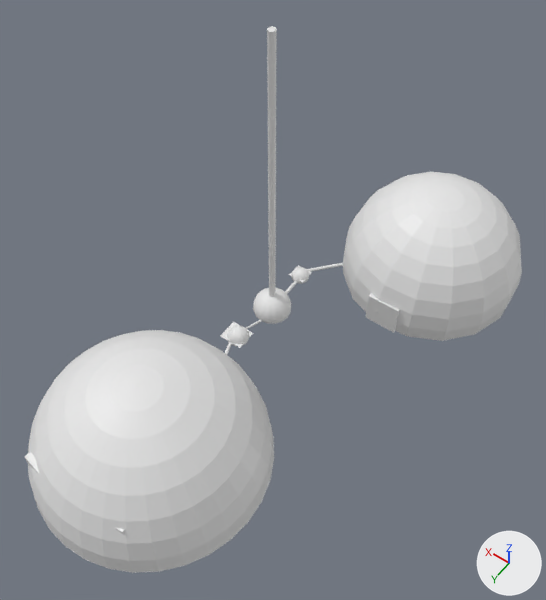
The Blender file Assets/Molde_Área.blend as it was, and as the next commit left it.
Both versions are drawn from a camera (50 mm lens) standing at (-377.0, 533.0, 856.0) and looking at (-41.0, 63.0, 118.0). Lighting does not change. The marker at lower right points along +X, +Y and +Z. The picture after the commit comes second.
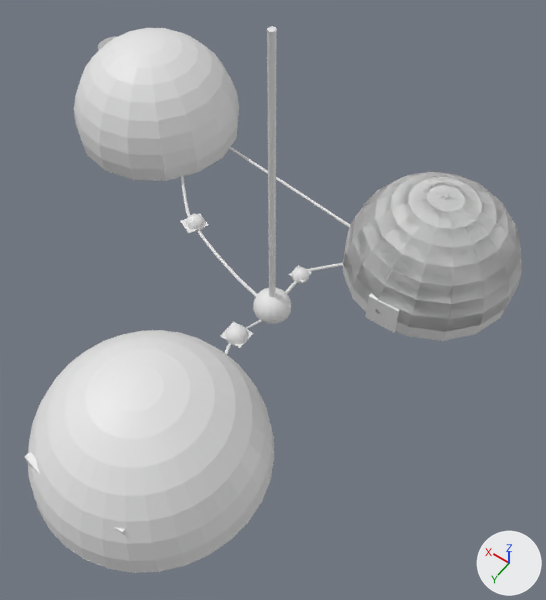
Not visible in the pictures: part 1 of me_sphere_012.

Where the newer file only moved an object's origin or applied its transform, the numbers keep the older frame.

What changed in the scene script:
```text
Change me_sphere_012:
    used by ob_sphere_004; location = (-144.0, -181.0, 20.0); rotation_euler = (0.0, 0.0, 0.263), in degrees (0, 0, 15); scale = (128.0, 128.0, 128.0)
    remove me_sphere_012.from_pydata(...)  # 290 vertices, 305 faces; spans x -1.0..1.0, y -1.07..0.93, z -0.17..1.02
    add me_sphere_012.from_pydata(...)  # 564 vertices, 693 faces; spans x -1.0..1.0, y -1.07..0.93, z -0.17..1.02
    me_sphere_012 part 1: 274 vertices added at x -1.0..1.0, y -1.07..0.93, z -0.17..1.02
Add me_nurbspath_002:
    me_nurbspath_002.from_pydata(...)  # 540 vertices, 473 faces; spans x -5.0..281.0, y 2.0..47.0, z -22.0..-18.0
    me_nurbspath_002.polygons.foreach_set('use_smooth', [True] * 473)
Add me_sphere_016:
    me_sphere_016.from_pydata(...)  # 145 vertices, 144 faces; spans x -1.0..1.0, y -1.0..1.0, z -0.2..1.0
Add me_nurbspath_001:
    me_nurbspath_001.from_pydata(...)  # 596 vertices, 520 faces, 1 loose edge; spans x -6.8..69.3, y -52.8..19.7, z -0.1..3.8
    me_nurbspath_001.polygons.foreach_set('use_smooth', [True] * 520)
Add me_circle_002:
    me_circle_002.from_pydata(...)  # 128 vertices, 96 faces; spans x -1.0..1.0, y -1.0..1.0, z 0.0..2.61
Add me_sphere_002:
    me_sphere_002.from_pydata(...)  # 177 vertices, 148 faces; spans x -1.0..1.0, y -1.0..1.0, z -0.2..1.0
Add me_nurbspath:
    me_nurbspath.from_pydata(...)  # 639 vertices, 560 faces; spans x -12.0..144.0, y -45.0..12.0, z -1.0..3.0
    me_nurbspath.polygons.foreach_set('use_smooth', [True] * 560)
Change ob_sphere_003:
    ob_sphere_003.scale: (15.3, 15.3, 15.3) -> (1.0, 1.0, 1.0)
    ob_sphere_003.location: (14.0, 69.0, 1.0) -> (398.0, -203.0, 4.0)
Change ob_sphere:
    ob_sphere.location: (-5.0, 267.0, -3.0) -> (-5.0, 267.0, -4.0)
Add ob_sphere_006:
    ob_sphere_006 = bpy.data.objects.new('Sphere.006', me_sphere_016)
    ob_sphere_006.location = (397.0, -211.0, 26.0)
    ob_sphere_006.scale = (141.0, 141.0, 141.0)
    _m = ob_sphere_006.modifiers.new('Boolean', 'BOOLEAN')
    _m.object = ob_nurbspath_006
    _m = ob_sphere_006.modifiers.new('Boolean.001', 'BOOLEAN')
    _m.object = ob_nurbspath_005
    _m = ob_sphere_006.modifiers.new('Solidify', 'SOLIDIFY')
Add ob_nurbspath_006:
    ob_nurbspath_006 = bpy.data.objects.new('NurbsPath.006', me_nurbspath_002)
    ob_nurbspath_006.location = (-15.0, -242.0, 20.0)
Add ob_nurbspath_005:
    ob_nurbspath_005 = bpy.data.objects.new('NurbsPath.005', me_nurbspath_001)
    ob_nurbspath_005.location = (218.0, -85.0, -2.0)
Add ob_usina_001:
    ob_usina_001 = bpy.data.objects.new('Usina.001', me_circle_002)
    ob_usina_001.location = (503.0, -235.0, -2.0)
    ob_usina_001.scale = (41.0, 41.0, 41.0)
Add ob_sphere_005:
    ob_sphere_005 = bpy.data.objects.new('Sphere.005', me_sphere_002)
    ob_sphere_005.location = (197.0, -64.0, 1.0)
    ob_sphere_005.rotation_euler = (0.0, 0.0, 1.15)  # degrees (0, 0, 66)
    ob_sphere_005.scale = (15.3, 15.3, 15.3)
    _m = ob_sphere_005.modifiers.new('Solidify', 'SOLIDIFY')
Add ob_plane_003:
    ob_plane_003 = bpy.data.objects.new('Plane.003', me_plane.copy())  # the mesh of ob_plane
    ob_plane_003.location = (209.0, -70.0, -1.0)
    ob_plane_003.rotation_euler = (-1.15, 1.571, 0.0)  # degrees (-66, 90, 0)
    ob_plane_003.scale = (1.25, 2.07, 1.01)
Add ob_nurbspath_004:
    ob_nurbspath_004 = bpy.data.objects.new('NurbsPath.004', me_nurbspath)
    ob_nurbspath_004.location = (43.0, -13.0, -1.0)
```

Boxes (x1, y1, x2, y2) around the edits, measured in the pictures (546 x 600 px):
'Sphere', moved: (28, 330, 274, 573) in both
'Sphere.006', added: after (74, 28, 239, 181)
'NurbsPath.006', added: after (229, 147, 350, 227)
'Sphere.003', moved, rescaled (not visible afterwards): before (227, 325, 249, 346)
'NurbsPath.004', added: after (197, 230, 257, 297)
'Sphere.005', added: after (186, 214, 205, 232)
'NurbsPath.005', added: after (180, 175, 190, 217)
'Plane.003', added: after (180, 213, 208, 233)
'Usina.001', added (mostly hidden): after (98, 36, 118, 51)
'Chão', moved: (38, 437, 274, 572) in both
